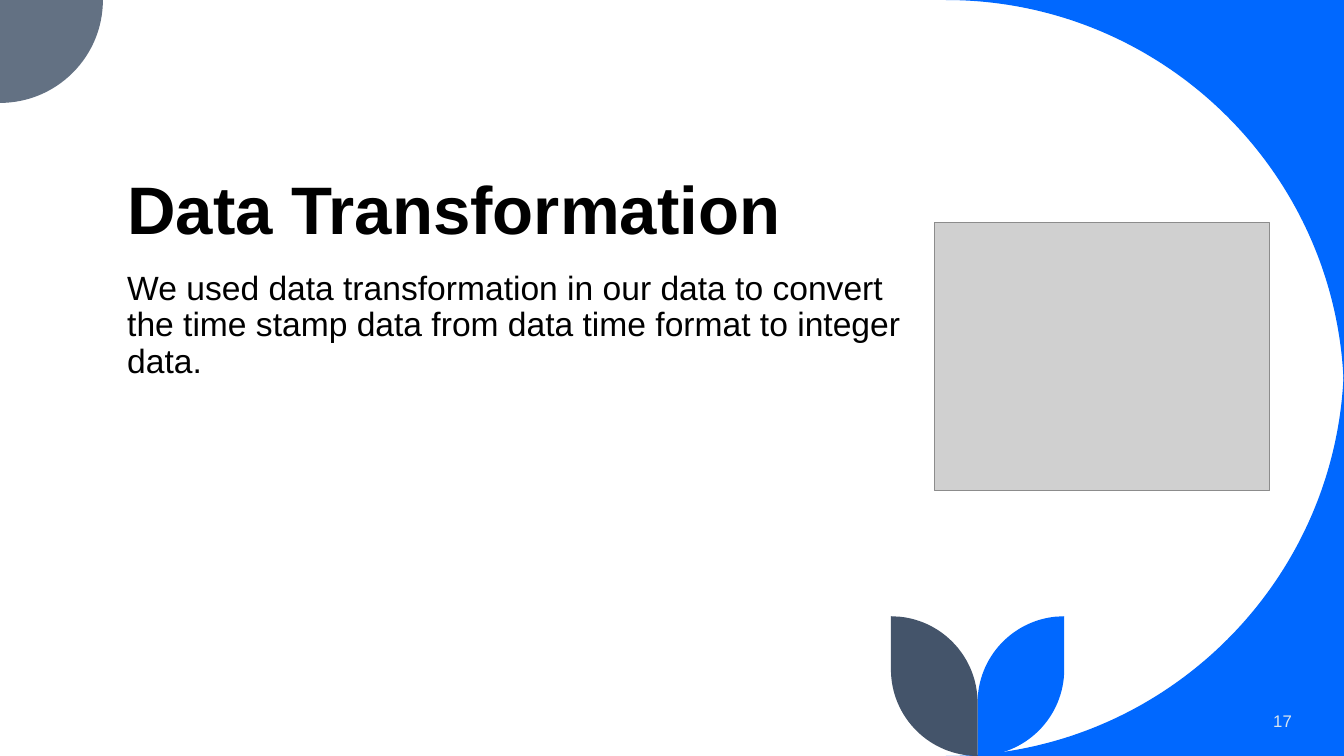
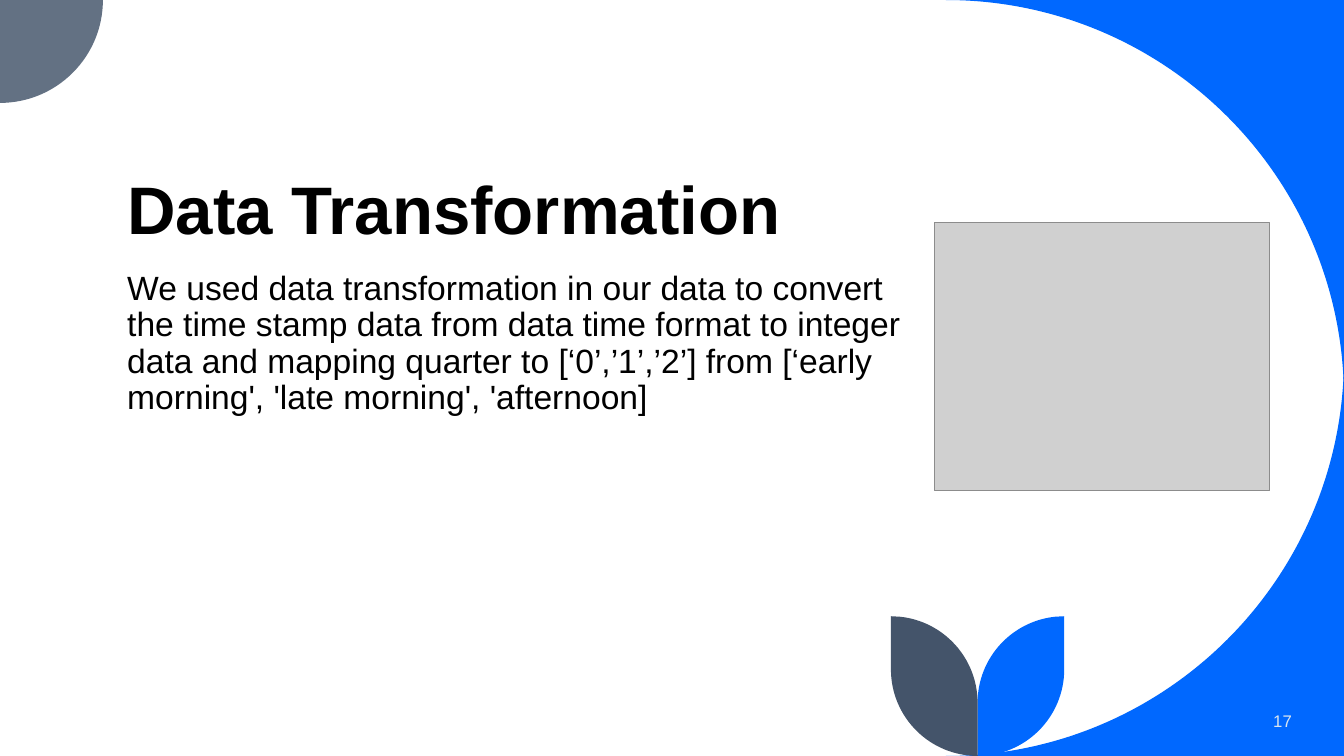
Before and after one commit to Vatsmanglam/Stock-Market-Prediction, a slide deck: slide 17 of project.pptx. Drawn at 1344x756 pixels with LibreOffice and Linux fonts; fonts in the diff are those of the drawing; grey boxes stand for pictures. Boxes give left, top, right and bottom in pixels: in the first picture for what was removed or moved away, otherwise in the second. Text is boxed around its words. In the diff, an @@ line names an element or a change of style, - is before the commit and + after.

```diff
--- a/project.pptx
+++ b/project.pptx
@@ text at [127, 275, 900, 416]: text changed @@
-We used data transformation in our data to convert the time stamp data from data time format to integer data.
+We used data transformation in our data to convert the time stamp data from data time format to integer data and mapping quarter to [‘0’,’1’,’2’] from [‘early morning', 'late morning', 'afternoon]
```
Also in this commit, not shown: 3 other slides changed, 2 slides added, 3 other files.
